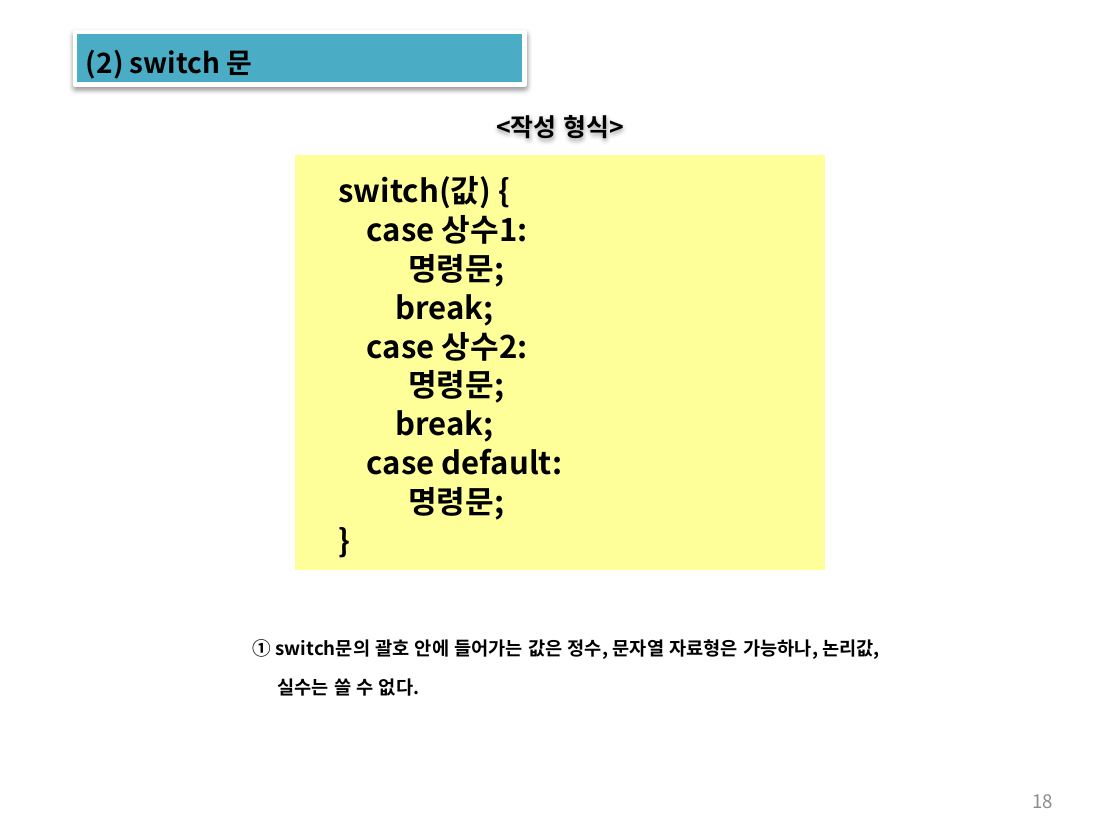
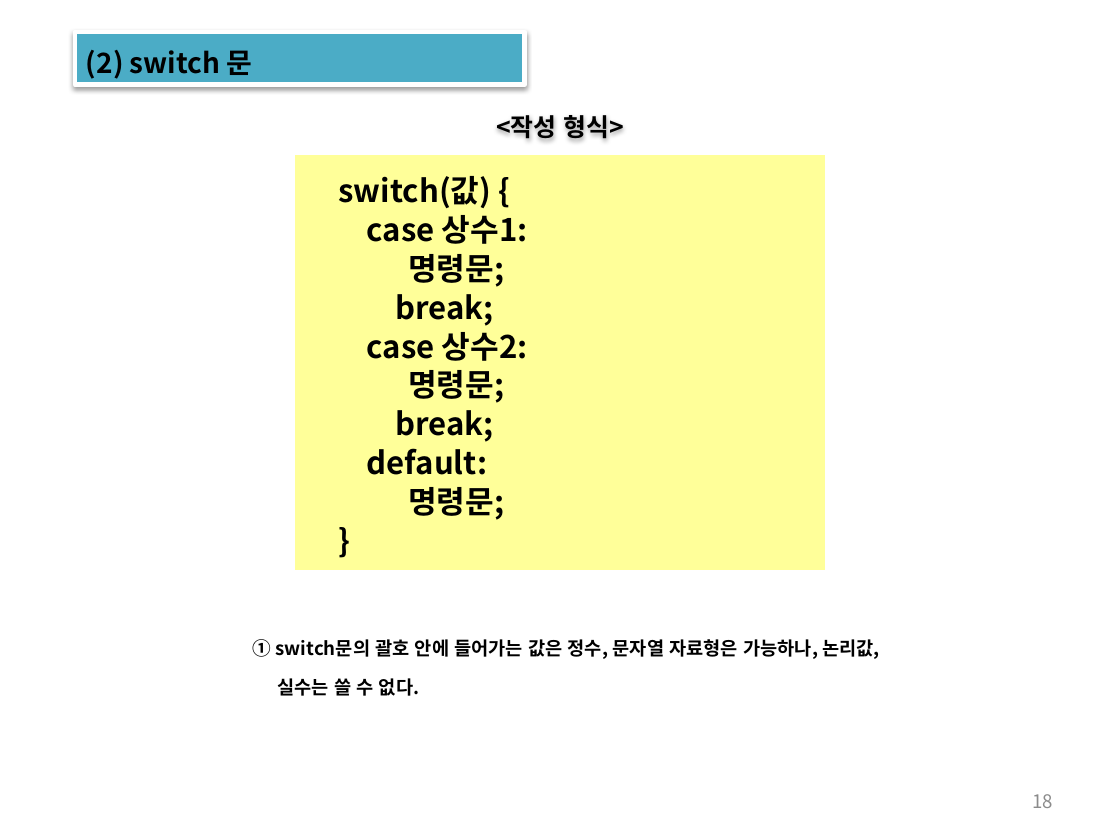
Before and after one commit to histime7/2018JavaClassroom, a slide deck: slide 18 of 수업자료/06_자바 기본 문법.pptx. Drawn at 1120x840 pixels with LibreOffice and Linux fonts; fonts in the diff are those of the drawing. Boxes give left, top, right and bottom in pixels: in the first picture for what was removed or moved away, otherwise in the second. Text is boxed around its words. In the diff, an @@ line names an element or a change of style, - is before the commit and + after.

```diff
--- a/수업자료/06_자바 기본 문법.pptx
+++ b/수업자료/06_자바 기본 문법.pptx
@@ text in rectangle at [367,448,487,475]: text changed @@
-case default:
+default:
```
Also in this commit, not shown: 2 other slides changed, 1 other file.
